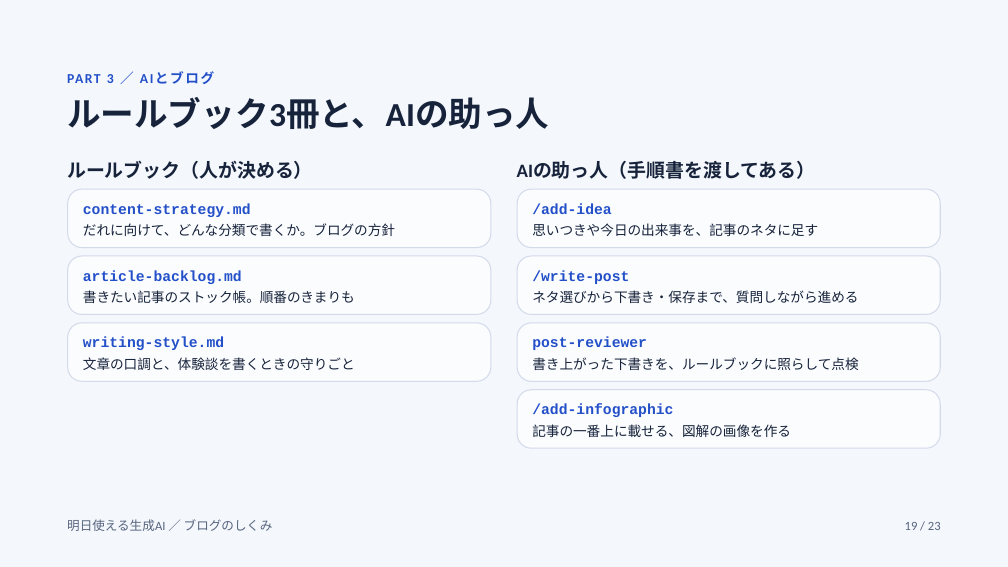
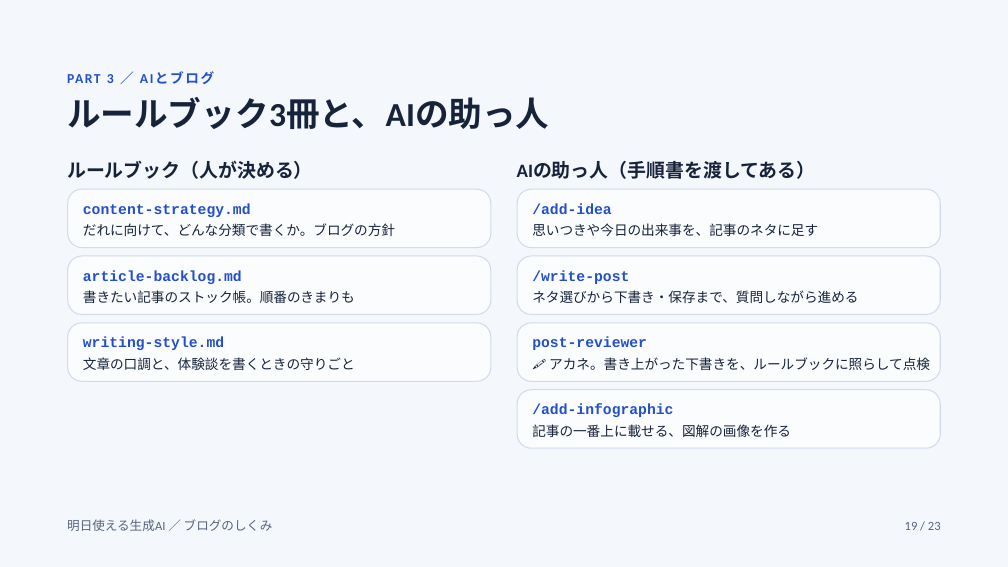
Before and after one commit to raindrop-aqua/blog-ap-sys, a slide deck: slide 19 of docs/reference/blog-mechanism-slides/export/ブログのしくみ解説スライド.pptx. Drawn at 1008x567 pixels with LibreOffice and Linux fonts; fonts in the diff are those of the drawing. Boxes give left, top, right and bottom in pixels: in the first picture for what was removed or moved away, otherwise in the second. Text is boxed around its words. In the diff, an @@ line names an element or a change of style, - is before the commit and + after.

```diff
--- a/docs/reference/blog-mechanism-slides/export/ブログのしくみ解説スライド.pptx
+++ b/docs/reference/blog-mechanism-slides/export/ブログのしくみ解説スライド.pptx
@@ text at <box>549,357,930,370</box>: text changed @@
-書き上がった下書きを、ルールブックに照らして点検
+🖍️ アカネ。書き上がった下書きを、ルールブックに照らして点検
```
Also in this commit, not shown: 2 other slides changed, 13 other files.
